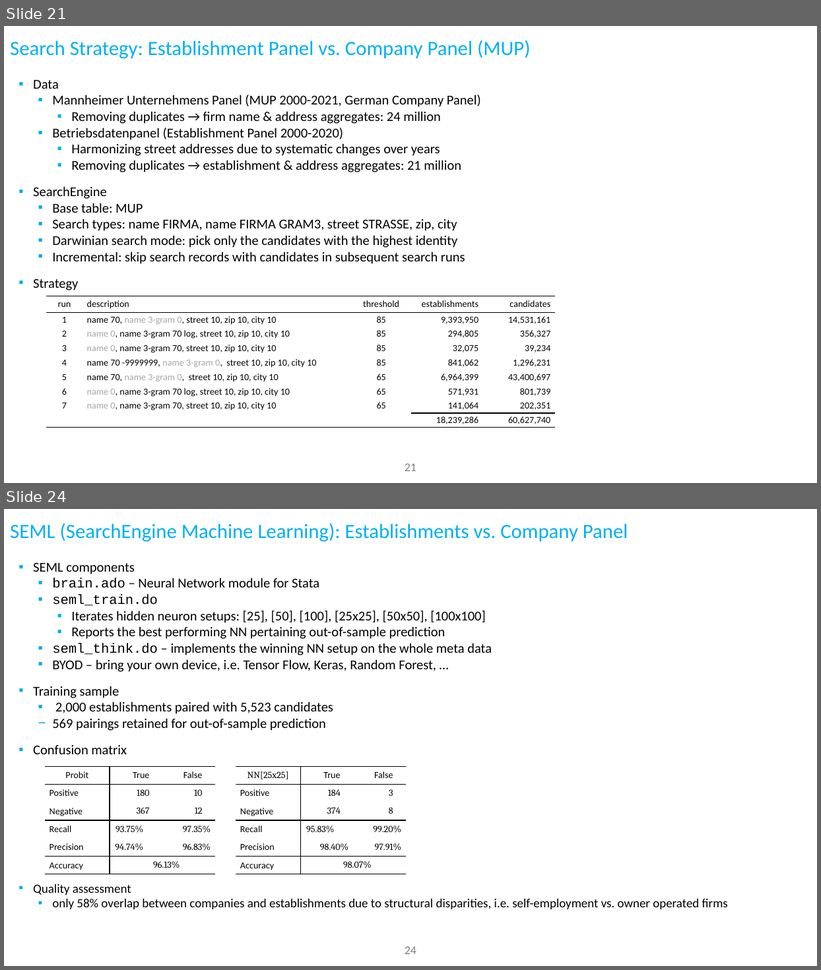
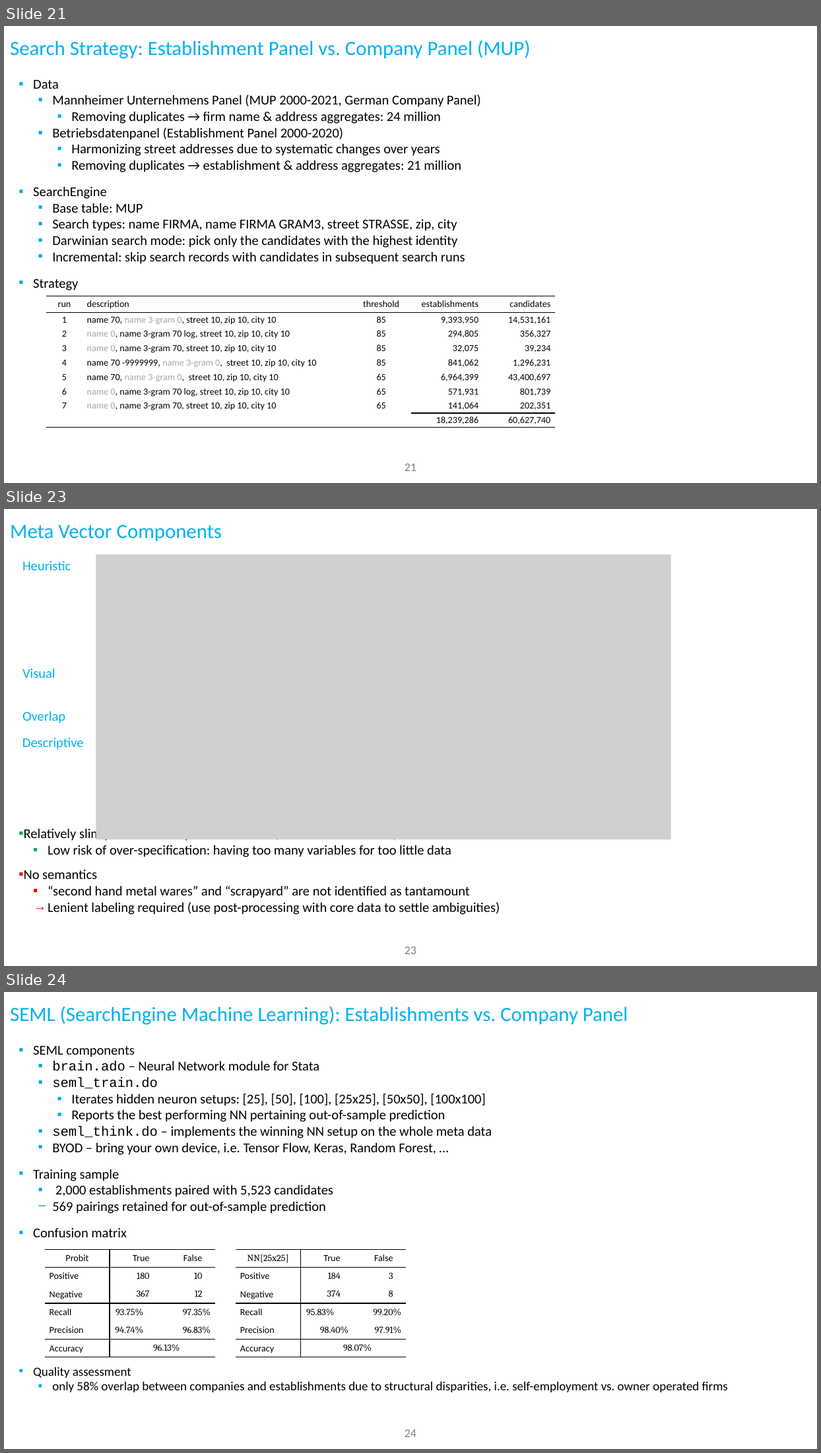
Before and after one commit to ThorstenDoherr/searchengine, a slide deck: doc/SearchEngine_Slides.pptx. Shown one above the other, each under a label of ours: slides 21 and 24 before the commit, slides 21, 23 and 24 after it; the slides between them are not shown. The pictures are 821x970 and 821x1453 pixels, drawn with LibreOffice and Linux fonts; fonts in the diff are those of the drawing; grey boxes stand for pictures; background and template pictures are left out. Boxes give left, top, right and bottom in pixels: in the first picture for what was removed or moved away, otherwise in the second. Text is boxed around its words. In the diff, an @@ line names an element or a change of style, - is before the commit and + after.

```diff
--- a/doc/SearchEngine_Slides.pptx
+++ b/doc/SearchEngine_Slides.pptx
@@ slide 23 added at box(4, 509, 817, 966), background #FFFFFF @@
@@ title added at box(10, 525, 222, 541), 24 pt, text #00B0F0 @@
+Meta Vector Components
@@ text added at box(22, 561, 71, 570), 16 pt, text #00B0F0 @@
+Heuristic
@@ picture added at box(96, 554, 671, 840) @@
@@ text added at box(22, 668, 55, 678), 16 pt, text #00B0F0 @@
+Visual
@@ text added at box(22, 711, 65, 723), 16 pt, text #00B0F0 @@
+Overlap
@@ text added at box(22, 738, 84, 750), 16 pt, text #00B0F0 @@
+Descriptive
@@ text added at box(24, 827, 500, 915), 16 pt, text #000000 @@
+▪ Relatively slim parameter set per observation (around 110 variables)
+  ▪ Low risk of over-specification: having too many variables for too little data
+▪ No semantics
+  ▪ “second hand metal wares” and “scrapyard” are not identified as tantamount
+  → Lenient labeling required (use post-processing with core data to settle ambiguities)
@@ page number added at box(405, 947, 416, 955), 14 pt, text #808080 @@
+23
```
Also in this commit, not shown: 7 slides changed, 1 slide removed, 1 other file.
